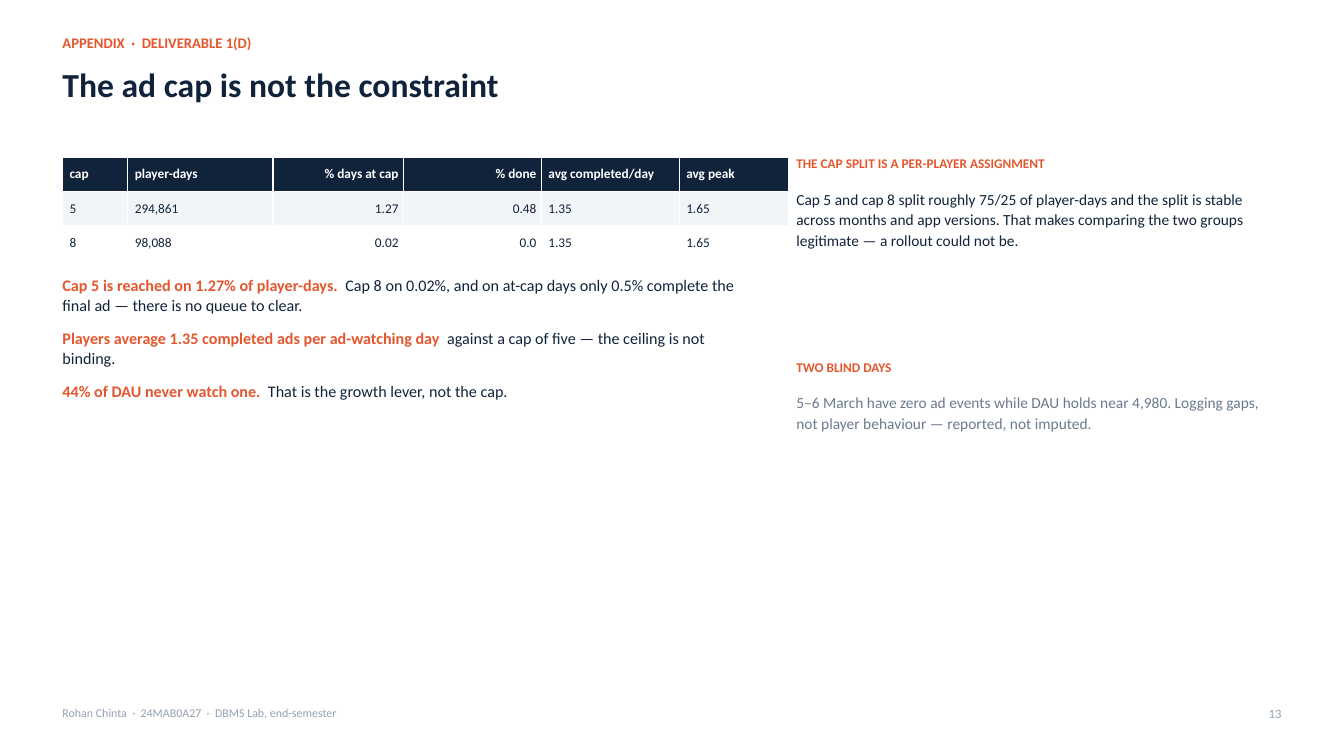
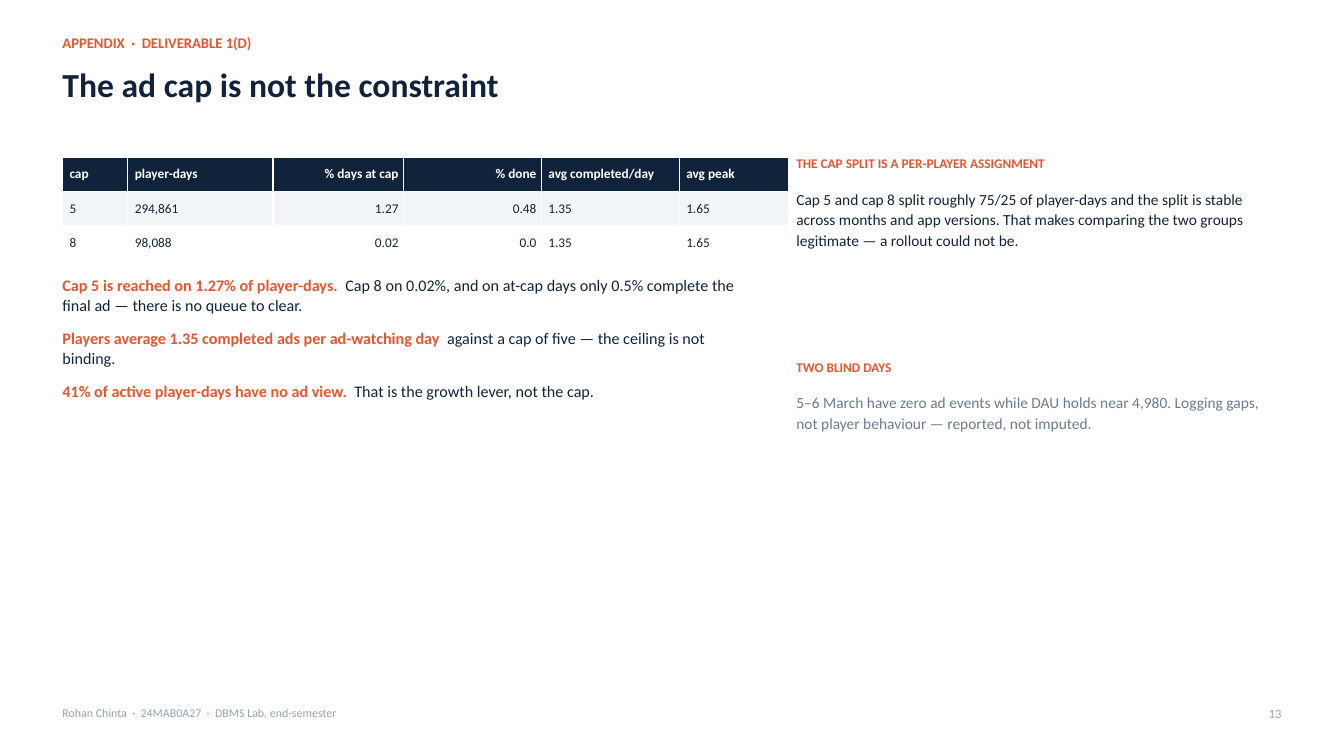
Before and after one commit to iistargazer/DBMS-Lab-Endsem-Assignment, a slide deck: slide 13 of deck/DBMS_EndSem_Deck.pptx. Drawn at 1344x756 pixels with LibreOffice and Linux fonts; fonts in the diff are those of the drawing. Boxes give left, top, right and bottom in pixels: in the first picture for what was removed or moved away, otherwise in the second. Text is boxed around its words. In the diff, an @@ line names an element or a change of style, - is before the commit and + after.

Commit message:
Trace the deck's figures to the CSVs and correct four claims they contradicted
The channel bootstrap intervals do not all cross zero, the two-part model does not win
on every ranking metric, 41% of player-days carry no ad event rather than 44% of DAU,
and gross revenue had been typed from a pre-deduplication basis so net minus refunds
did not reconcile; those statements now match the committed outputs, and the counts
behind them are read from the CSVs that already carry them. The 4(b) top-decile share
and mean were computed from two different sorts, so with 78% of scores tied the mean
described a different set of installs than the share and changed between runs.

```diff
--- a/deck/DBMS_EndSem_Deck.pptx
+++ b/deck/DBMS_EndSem_Deck.pptx
@@ text at (62,385,594,400): text changed; text colour #10233B to #E4572E; bold on @@
-44% of DAU never watch one. That is the growth lever, not the cap.
+41% of active player-days have no ad view. That is the growth lever, not the cap.
```
Also in this commit, not shown: 5 other slides changed, 5 other files.
